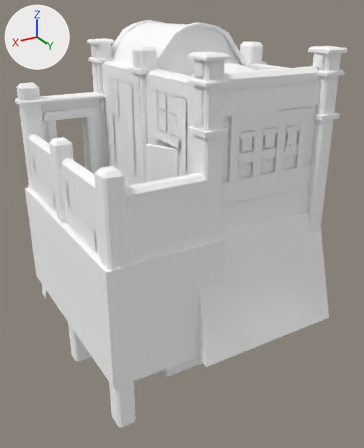
Renders of the glTF model assets/models/buildings/kush_house_3.glb from each side of a commit.
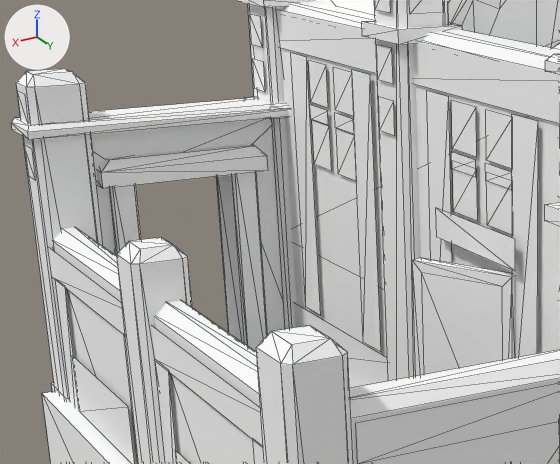
There are two pictures of each version: one whole from a 50 mm lens placed at (13.5, 24.8, 10.7), pointed at (-0.6, 1.2, -1.1), one close up on the part from 3% to 53% of the width and 13% to 47% of the height. Lighting does not change. The marker at upper left points along +X, +Y and +Z. The first two pictures are the older version. The close-ups show mesh edges as thin lines. Vertices at exactly the same position are counted once.

Objects in the first close-up: 'Building'.
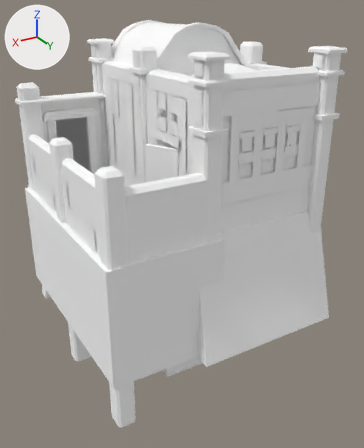
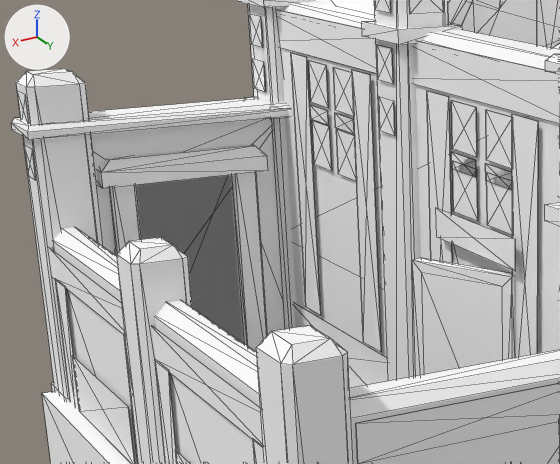
Changed parts and their boxes [x1, y1, x2, y2] in the close-ups (560 x 464 px):
part 1 of me_b, added
    after: [17, 0, 560, 464]

The change in detail:
me_b is used by ob_building; location (0.0, 0.0, 0.0).
me_b had 1344 vertices, 1428 faces and spanned x -6.9..6.5, y -7.4..7.5, z -8.7..9.9.
me_b now has 2106 vertices, 1852 faces and spans x -6.9..6.5, y -7.4..7.5, z -8.7..9.9.
me_b part 1: 690 vertices added at x -6.6..6.4, y -6.9..6.7, z -8.7..9.8.
Other edits to the shape of me_b do not show in these pictures.
